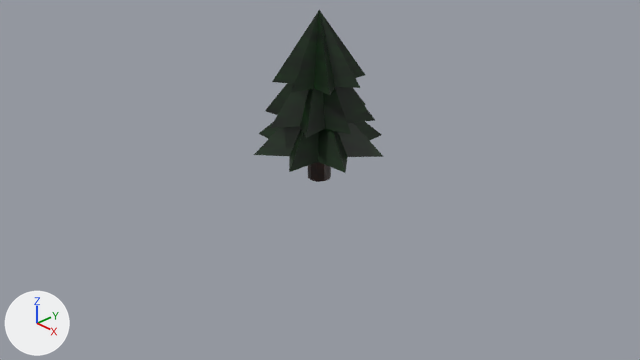
Two versions of the Blender file Assets/Models/fir.blend, one commit apart.
Both versions are drawn from the file's camera 'Camera'. The lights are fixed; the arrows at lower left show +X, +Y and +Z.
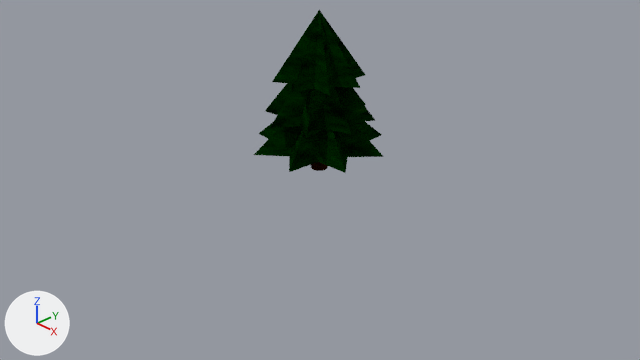
The newer file is also turned or shifted as a whole; pictures and numbers use the older file's frame.

The change, as a list of edits to the scene's bpy script:
```text
Change mat_material_001:
    mat_material_001.roughness: 0.5 -> 1.0
    add mat_material_001.specular_ior_level = 0.0
Change me_cylinder:
    where me_cylinder.from_pydata(...)  # 20 vertices, 12 faces; spans x -0.14..0.14, y -0.147..0.147, z -0.25..0.25
    used by ob_cylinder; location = (0.0, 0.0, 0.231)
    me_cylinder part 1: the whole mesh is scaled about its middle by (0.738, 0.738, 1), then moved by (0.0, 0.0, 0.133)
```

Boxes [x1, y1, x2, y2] around the edits, measured in the pictures (640 x 360 px):
'Cone', surface changed
    both: [254, 10, 384, 173]
'Cylinder', mesh rescaled
    before: [308, 162, 331, 182]
    after: [311, 162, 328, 171]
